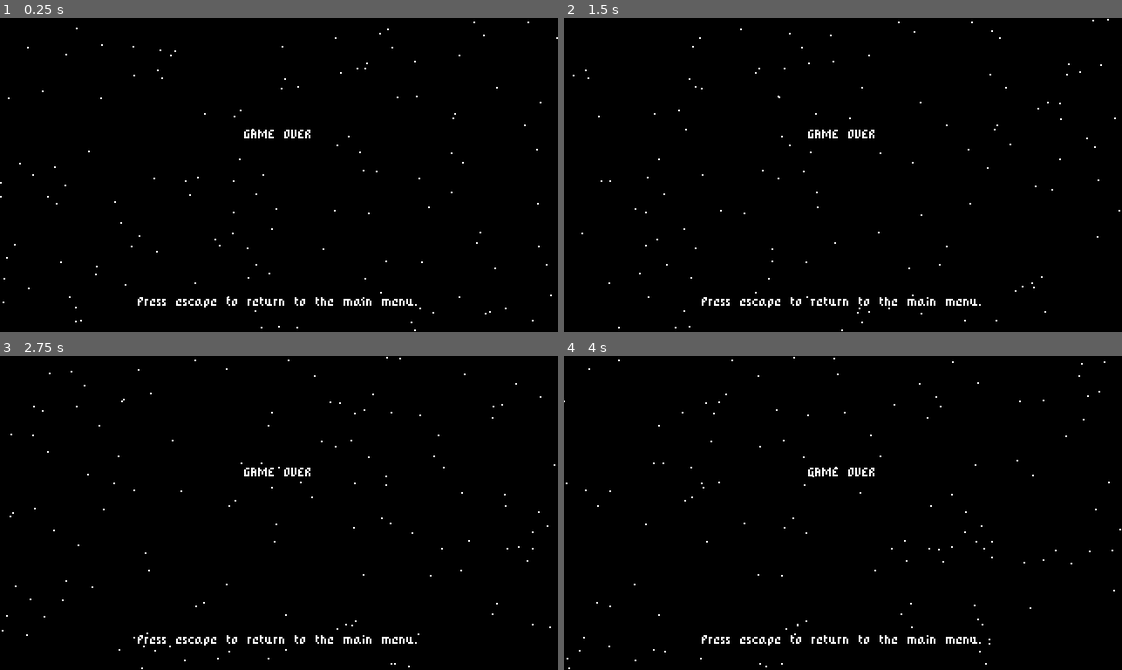
Above: before the commit, frames 1-4 (two rows, left to right).
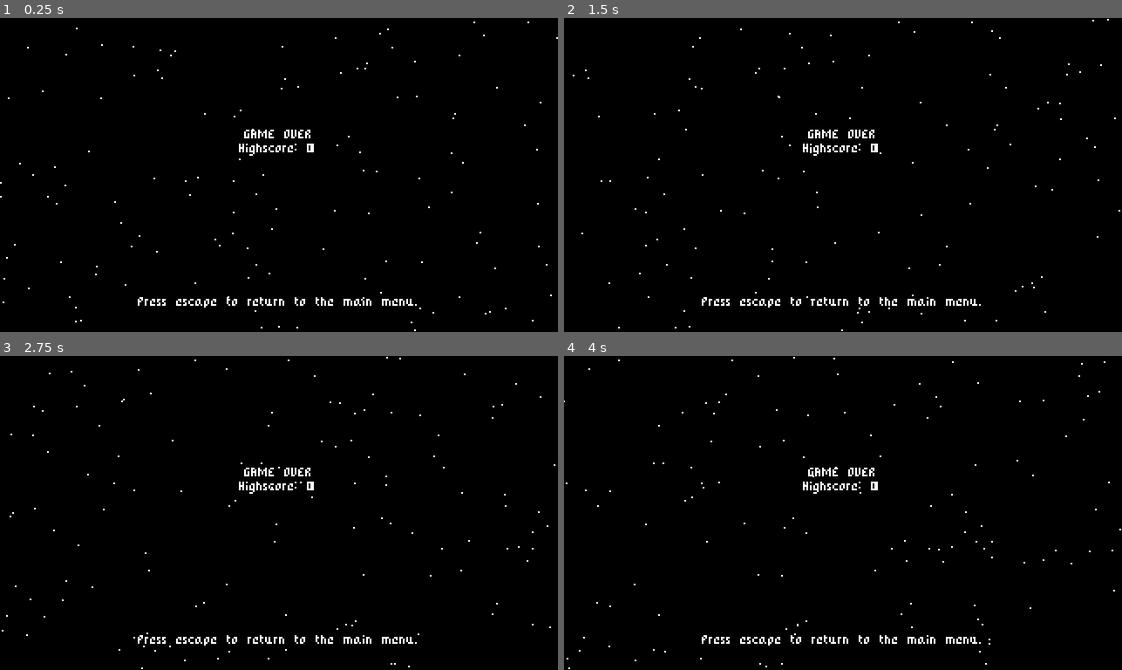
Above: after the commit, the same moments.

Repository: uheartbeast/Space-Shooter-Godot-4
Game: Godot game, scene res://game_over_screen.tscn
Two runs of this game, one before a commit and one after it. Both use one fixed random seed, a clock stepped at 60 frames per second and the inputs below. This scene is started directly instead of the project's main scene.
Inputs:
- Up to frame 1 (0.25 s): no input
- Up to frame 2 (1.5 s): tap Enter (ui_accept) at 0.5, 0.6, 0.77, 1.07, 1.35 s; hold Up (ui_up) 0.53-1.28 s; hold Down (ui_down) from 1.28 s (still down)
- Up to frame 3 (2.75 s): tap Enter (ui_accept) at 1.52, 1.82, 2.1 s; release Down (ui_down) at 2.03 s; hold Up (ui_up) from 2.03 s (still down)
- Up to frame 4 (4 s): tap Enter (ui_accept) at 2.85, 3.02, 3.32, 3.6, 3.77 s; release Up (ui_up) at 3.53 s; hold Down (ui_down) from 3.53 s (still down)

The runs differ from the first frame. In frame 1, 0.2% of the frame differs, in the area x 42-57%, y 40-44%; in frame 2, 0.2%; in frame 3, 0.2%; in frame 4, 0.2%.

Commit message:
Saving and Loading with a Config File

Diff:
--- a/game_over_screen.gd
+++ b/game_over_screen.gd
@@ -1,4 +1,11 @@
 extends ColorRect
+
+@onready var highscore_label = $HighscoreLabel
+
+func _ready():
+	var highscore = SaveAndLoad.load_highscore()
+	if highscore == null: return
+	highscore_label.text = "highscore: "+str(highscore)
 
 func _process(delta):
 	if Input.is_action_just_pressed("ui_cancel"):
--- a/game_over_screen.tscn
+++ b/game_over_screen.tscn
@@ -13,7 +13,7 @@
 color = Color(0, 0, 0, 1)
 script = ExtResource("1_jspth")
 
-[node name="Label" type="Label" parent="."]
+[node name="GameOverLabel" type="Label" parent="."]
 layout_mode = 0
 offset_left = 128.0
 offset_top = 64.0
@@ -23,7 +23,17 @@
 label_settings = ExtResource("1_atman")
 horizontal_alignment = 1
 
-[node name="Label2" type="Label" parent="."]
+[node name="HighscoreLabel" type="Label" parent="."]
+layout_mode = 0
+offset_left = 64.0
+offset_top = 72.0
+offset_right = 256.0
+offset_bottom = 81.0
+text = "Highscore: 0"
+label_settings = ExtResource("1_atman")
+horizontal_alignment = 1
+
+[node name="EscapeLabel" type="Label" parent="."]
 layout_mode = 0
 offset_left = 64.0
 offset_top = 160.0
--- a/project.godot
+++ b/project.godot
@@ -18,6 +18,7 @@
 [autoload]
 
 MusicPlayer="*res://music_player.tscn"
+SaveAndLoad="*res://save_and_load.gd"
 
 [display]
 
--- /dev/null
+++ b/save.cfg
@@ -0,0 +1,3 @@
+[Game]
+
+Highscore=70
--- /dev/null
+++ b/save_and_load.gd
@@ -0,0 +1,16 @@
+extends Node
+
+const SAVE_PATH = "user://save.cfg"
+
+func save_highscore(highscore):
+	var config = ConfigFile.new()
+	config.set_value("Game", "Highscore", highscore)
+	config.save(SAVE_PATH)
+
+func load_highscore():
+	var highscore = 0
+	var config = ConfigFile.new()
+	var error = config.load(SAVE_PATH)
+	if error != OK: return null
+	highscore = config.get_value("Game", "Highscore")
+	return highscore
--- a/world.gd
+++ b/world.gd
@@ -11,4 +11,10 @@
 
 func _on_ship_ship_destroyed():
 	await get_tree().create_timer(1.5).timeout
+	var highscore = SaveAndLoad.load_highscore()
+	if highscore != null:
+		if score > highscore:
+			SaveAndLoad.save_highscore(score)
+	else:
+		SaveAndLoad.save_highscore(score)
 	get_tree().change_scene_to_file("res://game_over_screen.tscn")
